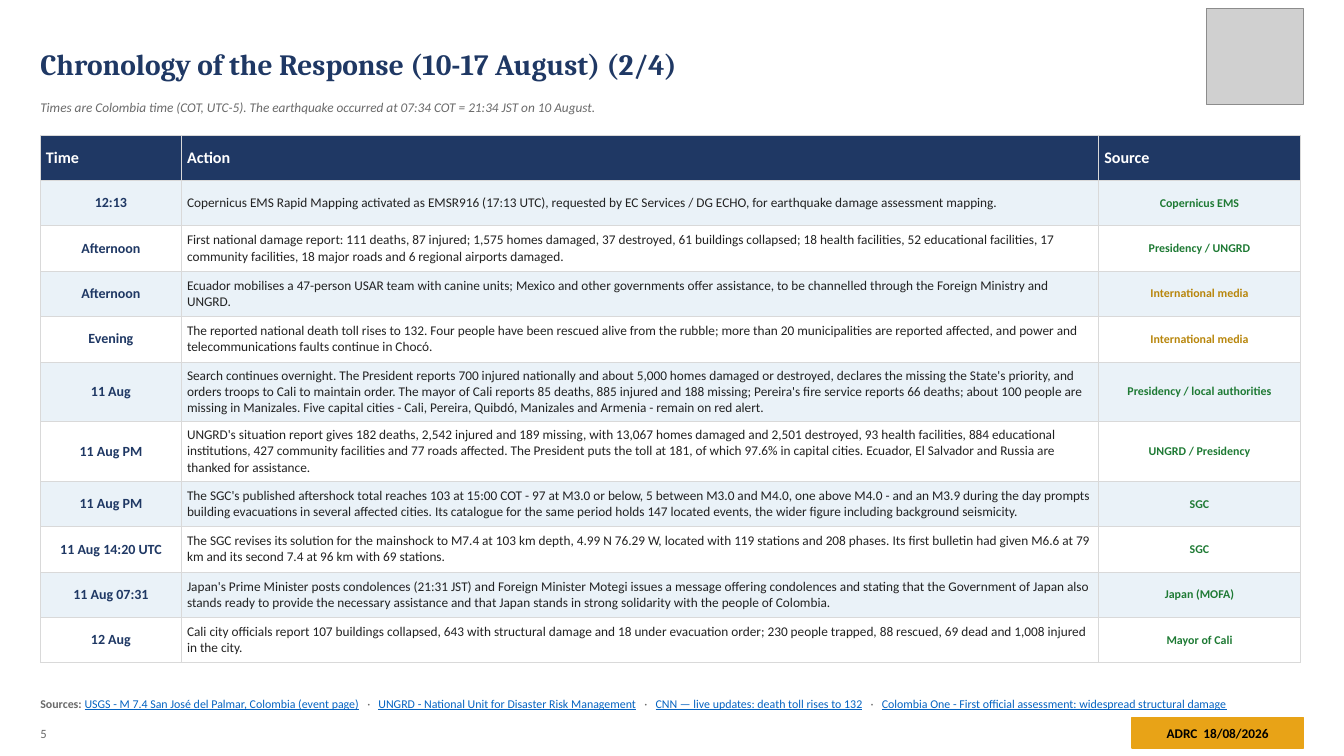
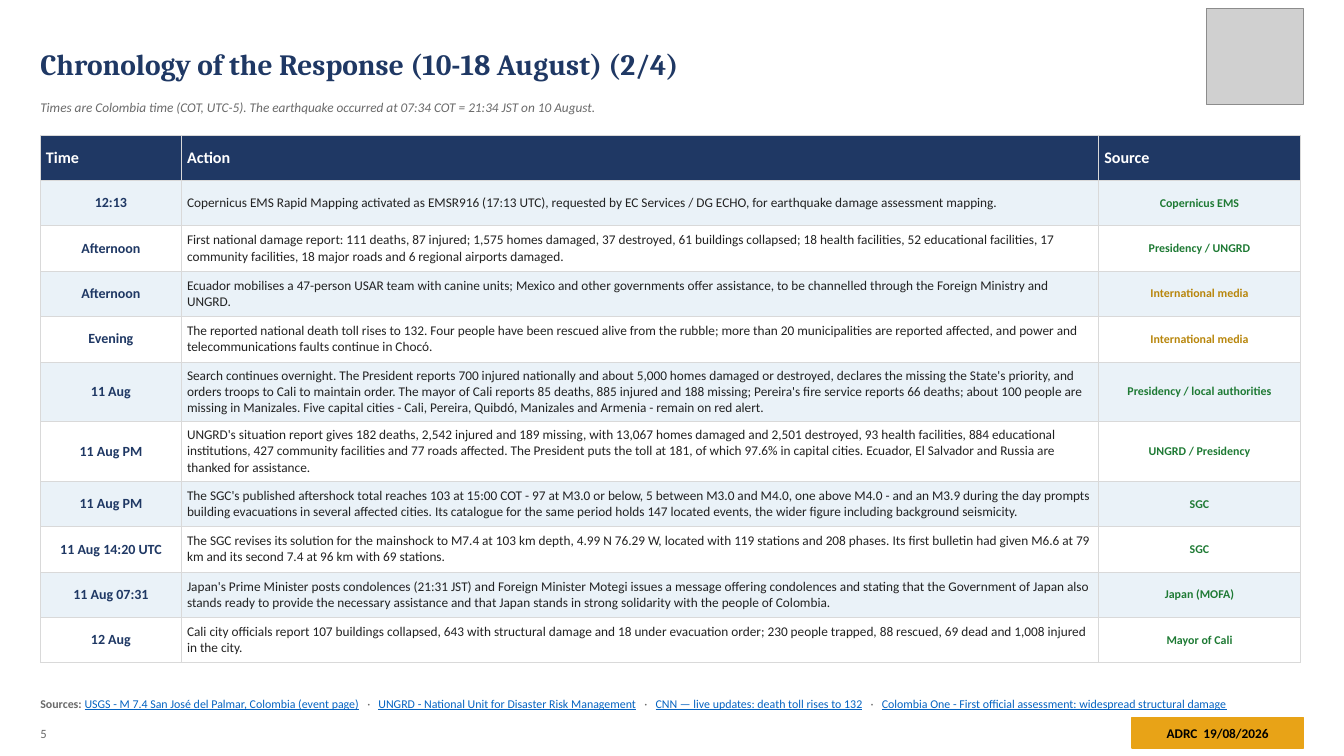
Before and after one commit to kochobi-max/whatsmap, a slide deck: slide 5 of reports/colombia_eq_20260810/output/ADRC_EQ_COL_Choco_20260810_EN.pptx. Drawn at 1344x756 pixels with LibreOffice and Linux fonts; fonts in the diff are those of the drawing; grey boxes stand for pictures. Boxes give left, top, right and bottom in pixels: in the first picture for what was removed or moved away, otherwise in the second. Text is boxed around its words. In the diff, an @@ line names an element or a change of style, - is before the commit and + after.

```diff
--- a/reports/colombia_eq_20260810/output/ADRC_EQ_COL_Choco_20260810_EN.pptx
+++ b/reports/colombia_eq_20260810/output/ADRC_EQ_COL_Choco_20260810_EN.pptx
@@ text at [40,53,678,81]: text changed @@
-Chronology of the Response (10-17 August) (2/4)
+Chronology of the Response (10-18 August) (2/4)
@@ text at [1167,728,1268,739]: text changed @@
-ADRC 18/08/2026
+ADRC 19/08/2026
```
Also in this commit, not shown: 36 other slides changed, 8 other files.
